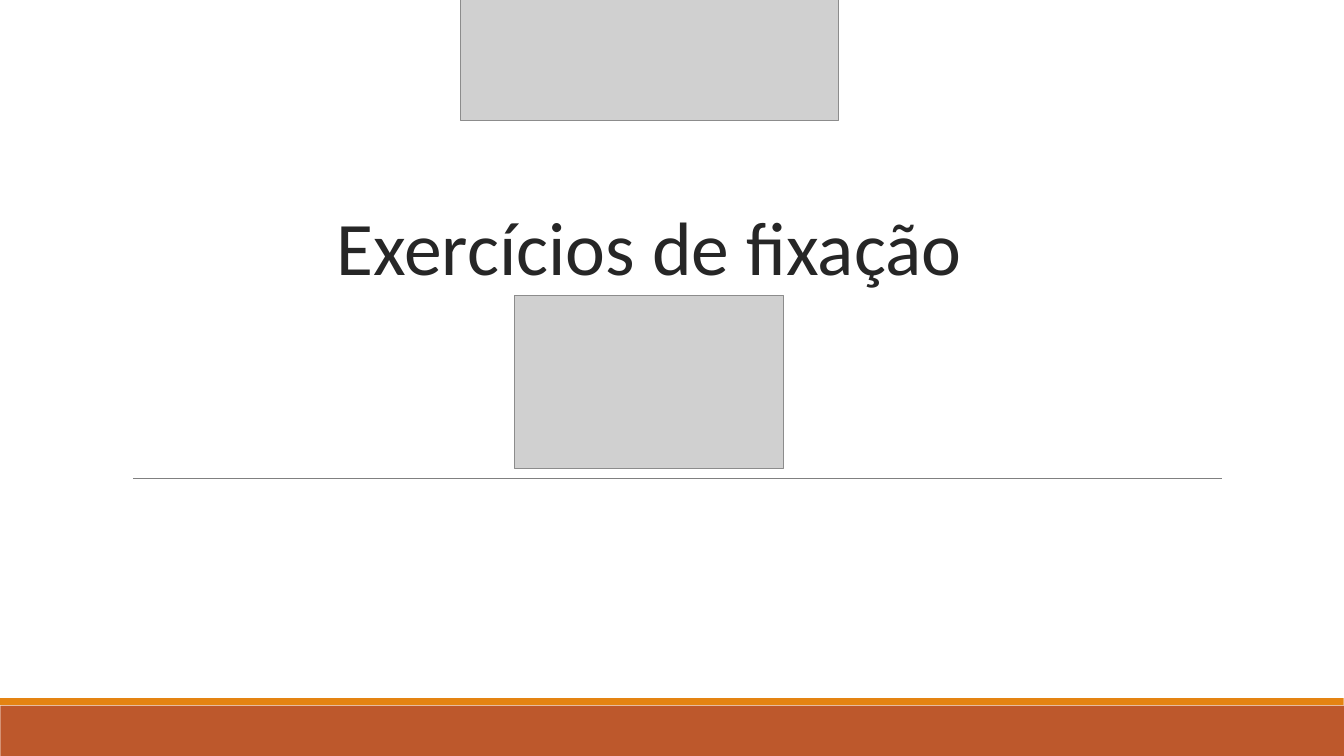
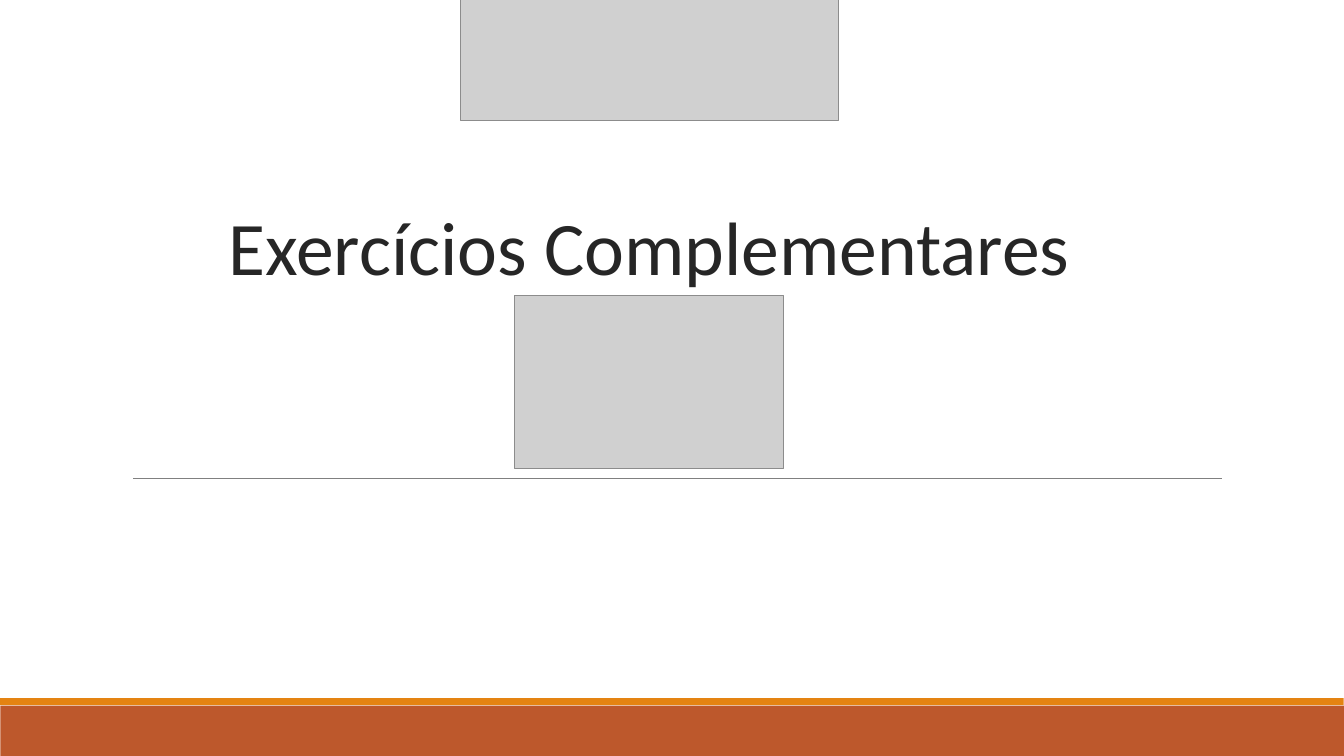
Before and after one commit to thiagosartor/CursoNDDigital, a slide deck: slide 65 of CursoNDDigital/Slides/Unidades/Módulo I - Unidade VIII - Apresentação.pptx (slide 48 before the commit). Drawn at 1344x756 pixels with LibreOffice and Linux fonts; fonts in the diff are those of the drawing; grey boxes stand for pictures. Boxes give left, top, right and bottom in pixels: in the first picture for what was removed or moved away, otherwise in the second. Text is boxed around its words. In the diff, an @@ line names an element or a change of style, - is before the commit and + after.

```diff
--- a/CursoNDDigital/Slides/Unidades/Módulo I - Unidade VIII - Apresentação.pptx
+++ b/CursoNDDigital/Slides/Unidades/Módulo I - Unidade VIII - Apresentação.pptx
@@ text at (229, 222, 1069, 288): text changed @@
-Exercícios de fixação
+Exercícios Complementares
```
Also in this commit, not shown: 38 other slides changed, 17 slides added, 7 other files.
